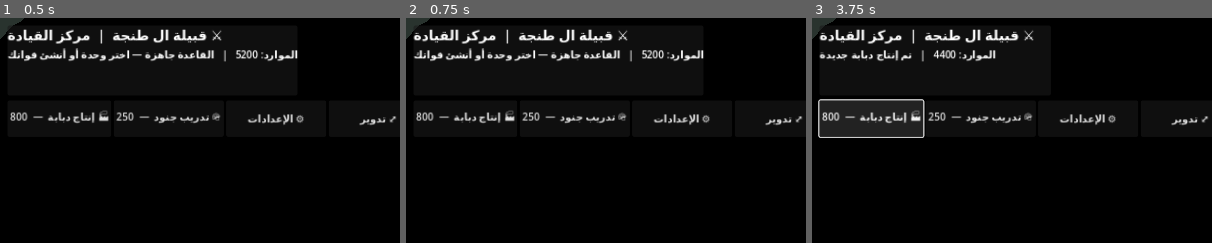
Above: before the commit, frames 1-3 (left to right).
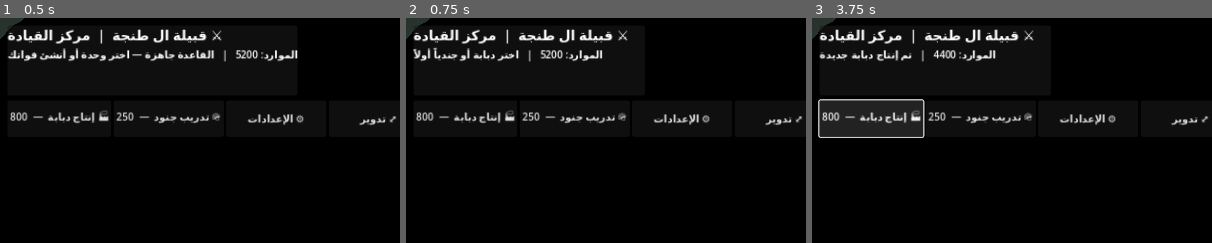
Above: after the commit, the same moments.

Repository: mtsmtnjt-boop/Qabilat-Al-Tanja
Game: Godot game, scene res://scenes/main.tscn
The game is run twice, just before and just after one commit, with the same random seed, the same clock (stepped at 60 frames per second) and the same inputs.
Inputs:
- Up to frame 1 (0.5 s): no input
- Up to frame 2 (0.75 s): click "⟲ تدوير يسار" at 0.5 s
- Up to frame 3 (3.75 s): click "⟳ تدوير يمين" at 1.25 s; click "＋ تقريب" at 2 s; click "－ إبعاد" at 2.75 s; click "🏭 إنتاج دبابة — 800" at 3.5 s
The pictures show only the part of the screen within x 0-50%, y 0-50%; the shares and areas given below are measured in that part.

Frame 1 is identical in both runs. In frame 2, 1.9% of the frame differs, in the area x 1-75%, y 12-20%; in frame 3, nothing differs.
Error in both runs: Invalid access to property or key 'camera_yaw' on a base object of type 'Node3D (battlefield.gd)'. (res://scripts/mobile_camera_controls.gd:49)

Commit message:
Add tap-to-move orders and unit movement

Diff:
--- a/rebuild/scripts/battlefield.gd
+++ b/rebuild/scripts/battlefield.gd
@@ -40,6 +40,13 @@
 			var phase := game_time * 0.35 + float(enemy.get_instance_id() % 13)
 			enemy.position.x += sin(phase) * delta * 0.35
 			enemy.position.z += cos(phase) * delta * 0.25
+	for unit in units:
+		if is_instance_valid(unit) and unit.has_meta("move_target"):
+			var target: Vector3 = unit.get_meta("move_target")
+			var step := 7.0 * delta
+			unit.position = unit.position.move_toward(target, step)
+			if unit.position.distance_to(target) < 0.18:
+				unit.remove_meta("move_target")
 
 func _build_world() -> void:
 	world = Node3D.new()
@@ -306,7 +313,8 @@
 				pinch_start = _touch_distance()
 		else:
 			if touch_points.size() == 1:
-				_select_at(event.position)
+				if not _select_at(event.position):
+					_order_selected_at(event.position)
 			touch_points.erase(event.index)
 	elif event is InputEventScreenDrag:
 		touch_points[event.index] = event.position
@@ -331,7 +339,8 @@
 			distance = minf(85.0,distance+3.0)
 			_update_camera()
 		elif event.button_index == MOUSE_BUTTON_LEFT:
-			_select_at(event.position)
+			if not _select_at(event.position):
+				_order_selected_at(event.position)
 	elif event is InputEventMagnifyGesture:
 		distance = clampf(distance / event.factor,18.0,85.0)
 		_update_camera()
@@ -342,7 +351,7 @@
 		return 0.0
 	return Vector2(touch_points[keys[0]]).distance_to(Vector2(touch_points[keys[1]]))
 
-func _select_at(screen_pos: Vector2) -> void:
+func _select_at(screen_pos: Vector2) -> bool:
 	# Select using screen-space positions; no hidden collision dependency.
 	var nearest: Node3D = null
 	var nearest_distance := 72.0
@@ -360,3 +369,22 @@
 	if nearest:
 		selected = nearest
 		_set_status("تم اختيار: " + str(selected.name))
+		return true
+	return false
+
+func _order_selected_at(screen_pos: Vector2) -> void:
+	if not is_instance_valid(selected):
+		_set_status("اختر دبابة أو جندياً أولاً")
+		return
+	var origin := camera.project_ray_origin(screen_pos)
+	var direction := camera.project_ray_normal(screen_pos)
+	if absf(direction.y) < 0.0001:
+		return
+	var distance_to_ground := -origin.y / direction.y
+	if distance_to_ground <= 0.0:
+		return
+	var destination := origin + direction * distance_to_ground
+	destination.x = clampf(destination.x, -MAP_SIZE * 0.48, MAP_SIZE * 0.48)
+	destination.z = clampf(destination.z, -MAP_SIZE * 0.48, MAP_SIZE * 0.48)
+	selected.set_meta("move_target", Vector3(destination.x, 0.0, destination.z))
+	_set_status("أمر حركة: " + str(selected.name) + " يتقدم إلى الموقع المحدد")
